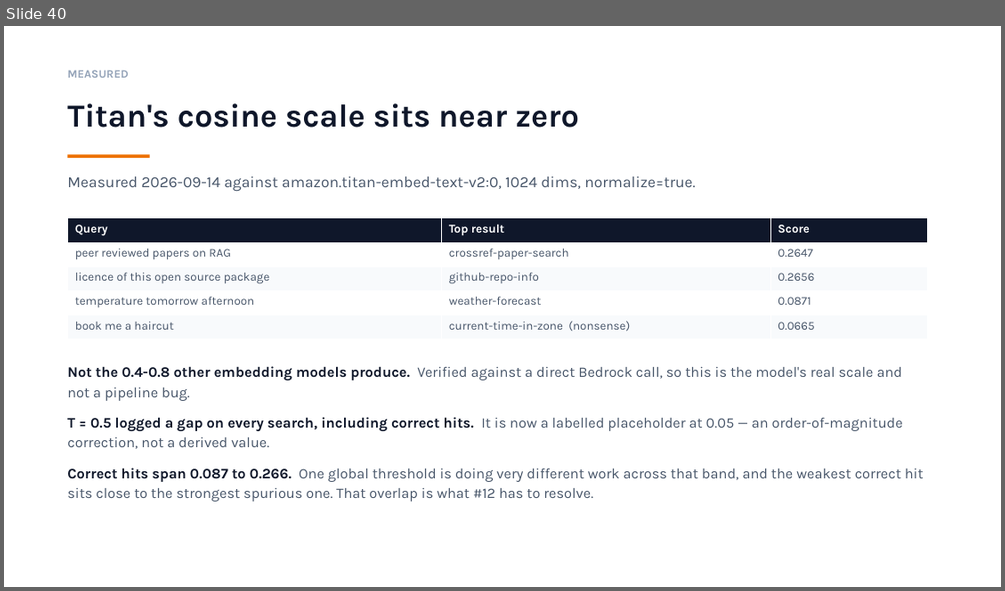
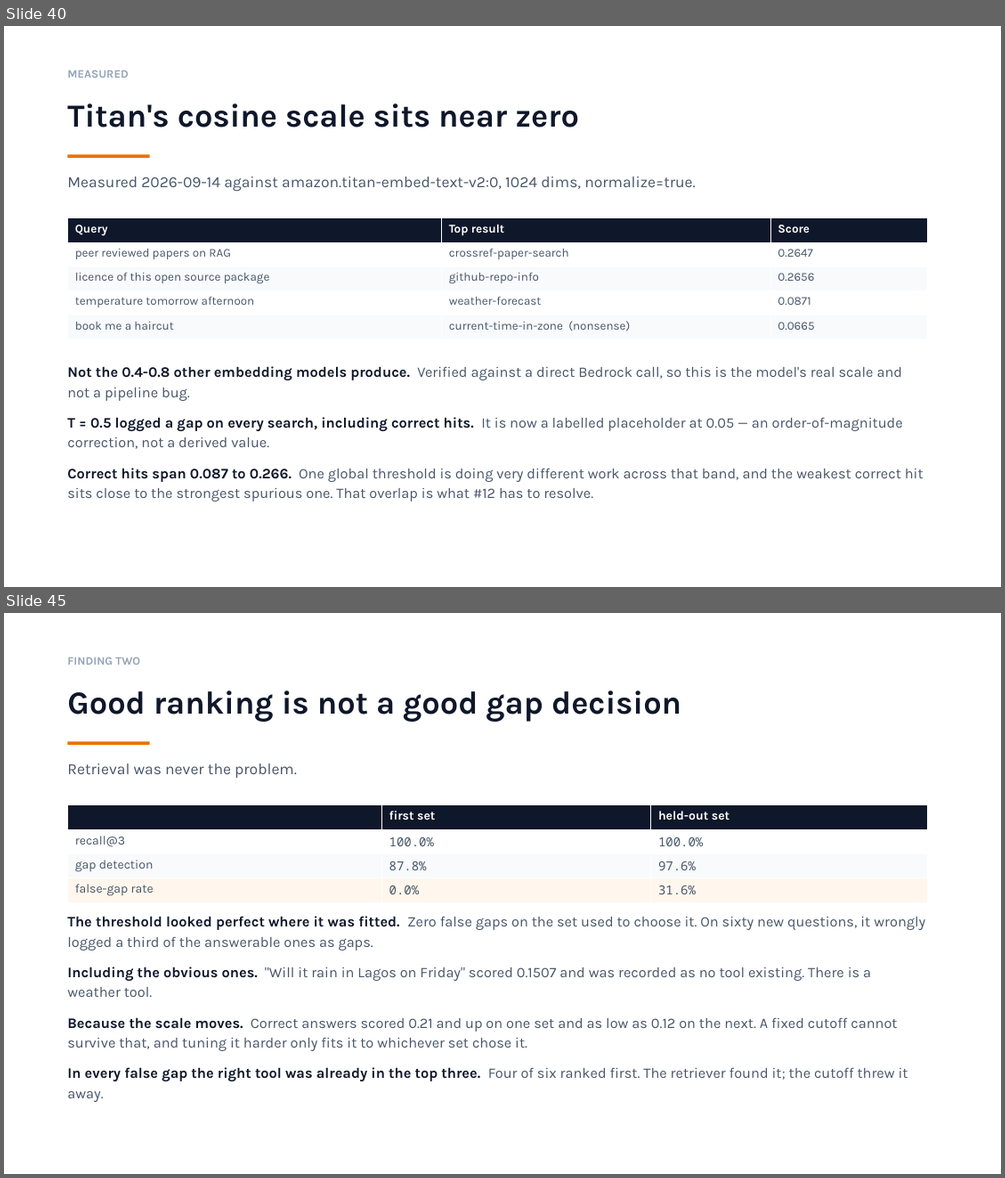
Before and after one commit to Endlessandothers/Endlessproject, a slide deck: docs/plans/endless-phase-0-v3.pptx. Shown one above the other, each under a label of ours: slide 40 before the commit, slides 40 and 45 after it; the slides between them are not shown. The pictures are 1005x591 and 1005x1178 pixels, drawn with LibreOffice and Linux fonts; fonts in the diff are those of the drawing. Boxes give left, top, right and bottom in pixels: in the first picture for what was removed or moved away, otherwise in the second. Text is boxed around its words. In the diff, an @@ line names an element or a change of style, - is before the commit and + after.

```diff
--- a/docs/plans/endless-phase-0-v3.pptx
+++ b/docs/plans/endless-phase-0-v3.pptx
@@ slide 45 added at bbox=[4, 613, 1001, 1174], background #FFFFFF @@
@@ text added at bbox=[67, 657, 140, 665], 11 pt, text #94A3B8, bold @@
+FINDING TWO
@@ text added at bbox=[67, 690, 681, 722], 31 pt, text #0F172A, bold @@
+Good ranking is not a good gap decision
@@ rectangle added at bbox=[67, 742, 150, 745], fill #ED7100 @@
@@ text added at bbox=[67, 763, 297, 778], 15 pt, text #475569 @@
+Retrieval was never the problem.
@@ table added at bbox=[67, 805, 928, 902], 4 rows, 3 columns @@
+ | first set | held-out set
+recall@3 | 100.0% | 100.0%
+gap detection | 87.8% | 97.6%
+false-gap rate | 0.0% | 31.6%
@@ text added at bbox=[67, 916, 925, 1102], 14 pt, text #475569 @@
+The threshold looked perfect where it was fitted. Zero false gaps on the set used to choose it. On sixty new questions, it wrongly logged a third of the answerable ones as gaps.
+Including the obvious ones. "Will it rain in Lagos on Friday" scored 0.1507 and was recorded as no tool existing. There is a weather tool.
+Because the scale moves. Correct answers scored 0.21 and up on one set and as low as 0.12 on the next. A fixed cutoff cannot survive that, and tuning it harder only fits it to whichever set chose it.
+In every false gap the right tool was already in the top three. Four of six ranked first. The retriever found it; the cutoff threw it away.
```
Also in this commit, not shown: 2 slides changed, 7 other slides added.
